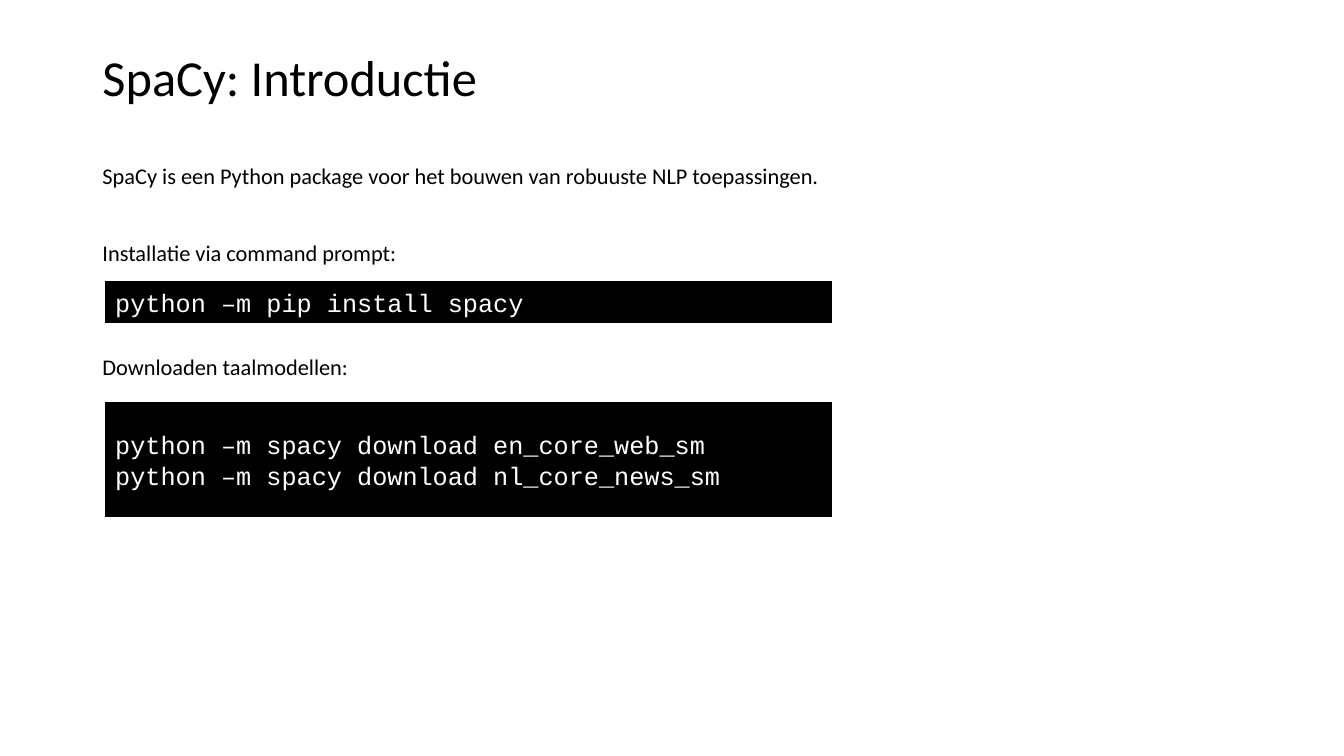
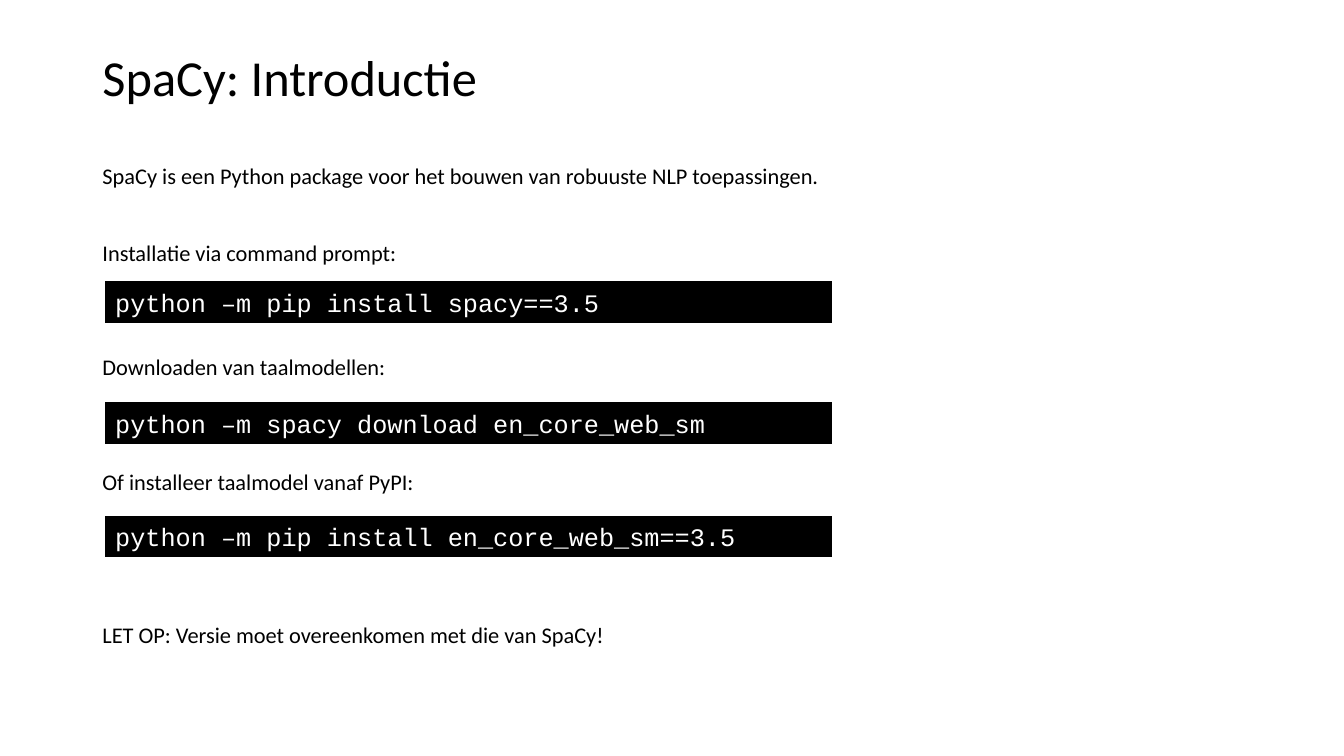
Before and after one commit to LFKoning/knowledge-sharing, a slide deck: slide 27 of python_trainees/5_nlp/python_traineeship_5.pptx. Drawn at 1344x756 pixels with LibreOffice and Linux fonts; fonts in the diff are those of the drawing. Boxes give left, top, right and bottom in pixels: in the first picture for what was removed or moved away, otherwise in the second. Text is boxed around its words. In the diff, an @@ line names an element or a change of style, - is before the commit and + after.

Commit message:
Update Python trainees regex excersises

```diff
--- a/python_trainees/5_nlp/python_traineeship_5.pptx
+++ b/python_trainees/5_nlp/python_traineeship_5.pptx
@@ text in rectangle at (x1=115, y1=293, x2=599, y2=318): text changed @@
-python –m pip install spacy
+python –m pip install spacy==3.5
@@ text at (x1=102, y1=359, x2=604, y2=647): text changed @@
-Downloaden taalmodellen:
+Downloaden van taalmodellen:
+Of installeer taalmodel vanaf PyPI:
+LET OP: Versie moet overeenkomen met die van SpaCy!
@@ rectangle "python –m spacy download en_core_web_sm" resized from (x1=105, y1=403, x2=831, y2=517) to (x1=105, y1=403, x2=831, y2=444) @@
@@ text in rectangle at (x1=115, y1=466, x2=720, y2=491): paragraph removed @@
-python –m spacy download nl_core_news_sm
@@ rectangle added at (x1=105, y1=516, x2=831, y2=557), fill #000000, outline #000000 1 pt, 18 pt, text #FFFFFF @@
+python –m pip install en_core_web_sm==3.5
```
Also in this commit, not shown: 6 other slides changed, 1 slide added, 1 slide removed, 5 other files.
